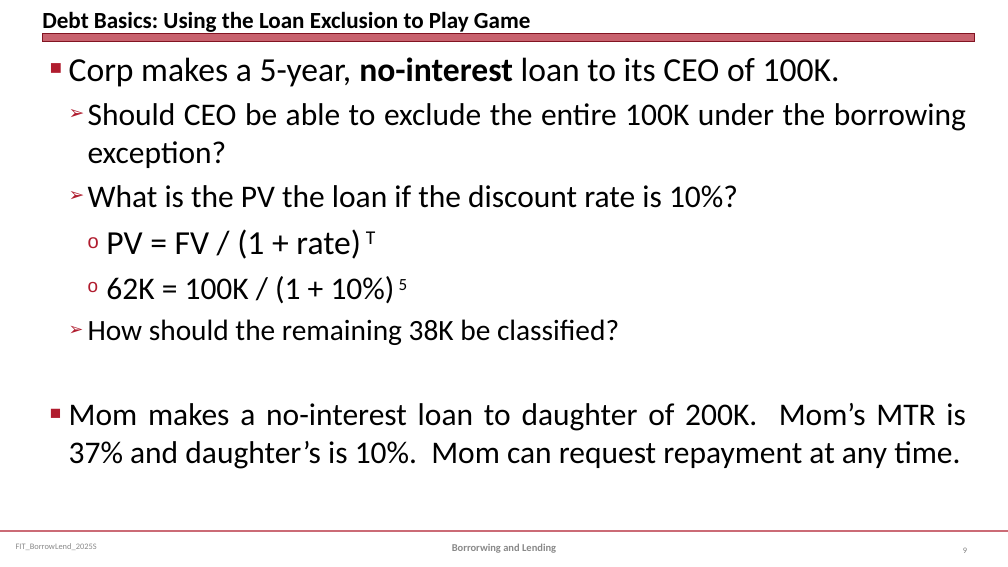
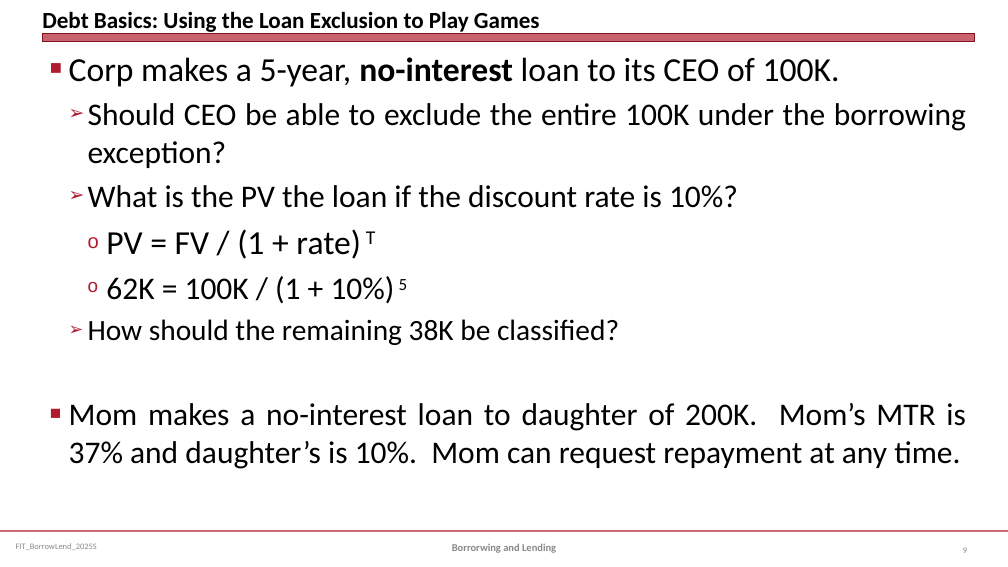
Before and after one commit to jmc877/Fed-Income-Tax, a slide deck: slide 9 of slides/FIT_BorrowLend_2025S.pptx. Drawn at 1008x567 pixels with LibreOffice and Linux fonts; fonts in the diff are those of the drawing. Boxes give left, top, right and bottom in pixels: in the first picture for what was removed or moved away, otherwise in the second. Text is boxed around its words. In the diff, an @@ line names an element or a change of style, - is before the commit and + after.

```diff
--- a/slides/FIT_BorrowLend_2025S.pptx
+++ b/slides/FIT_BorrowLend_2025S.pptx
@@ title at (42, 11, 540, 35): text changed @@
-Debt Basics: Using the Loan Exclusion to Play Game
+Debt Basics: Using the Loan Exclusion to Play Games
```
Also in this commit, not shown: 3 other slides changed, 1 other file.
